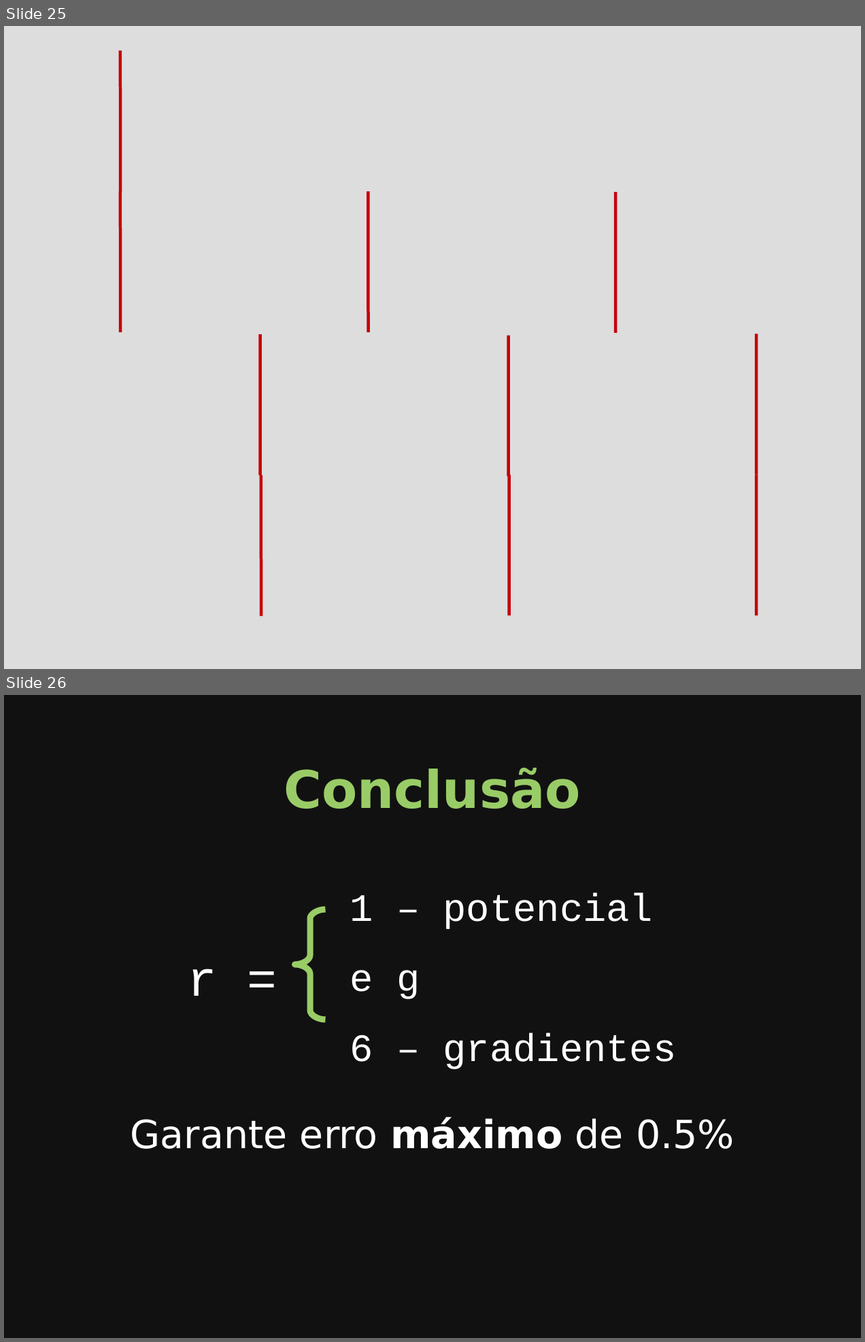
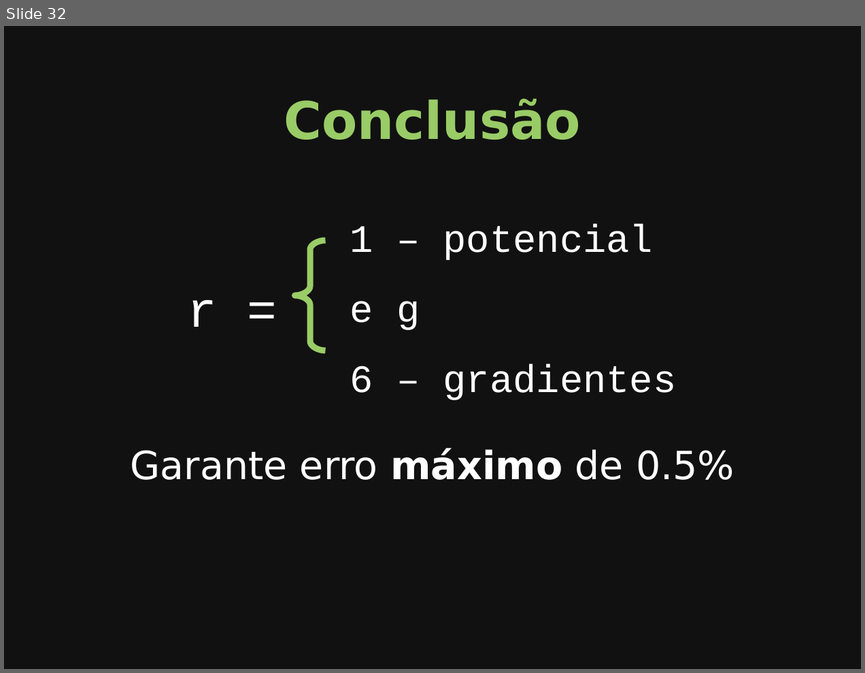
Before and after one commit to leouieda/seminario-on-2014, a slide deck: slides.odp. Shown one above the other, each under a label of ours: slides 25 and 26 before the commit, slide 32 after it. The pictures are 865x1342 and 865x673 pixels, drawn with LibreOffice and Linux fonts; fonts in the diff are those of the drawing; background and template pictures are left out. Boxes give left, top, right and bottom in pixels: in the first picture for what was removed or moved away, otherwise in the second. Text is boxed around its words. In the diff, an @@ line names an element or a change of style, - is before the commit and + after.

```diff
--- a/slides.odp
+++ b/slides.odp
@@ slide 25 removed at [4, 26, 861, 669], background picture (left out) @@
@@ line removed from (121, 50) to (121, 192) @@
@@ line removed from (121, 192) to (121, 332) @@
@@ line removed from (368, 192) to (368, 332) @@
@@ line removed from (616, 192) to (616, 332) @@
@@ line removed from (260, 334) to (260, 475) @@
@@ line removed from (509, 335) to (509, 476) @@
@@ line removed from (757, 334) to (757, 475) @@
@@ line removed from (261, 475) to (261, 616) @@
@@ line removed from (509, 475) to (509, 616) @@
@@ line removed from (757, 475) to (757, 616) @@
@@ what was slide 26 is now slide 32 @@
```
Also in this commit, not shown: 18 slides changed, 14 slides added, 3 other slides removed, 2 other files.
